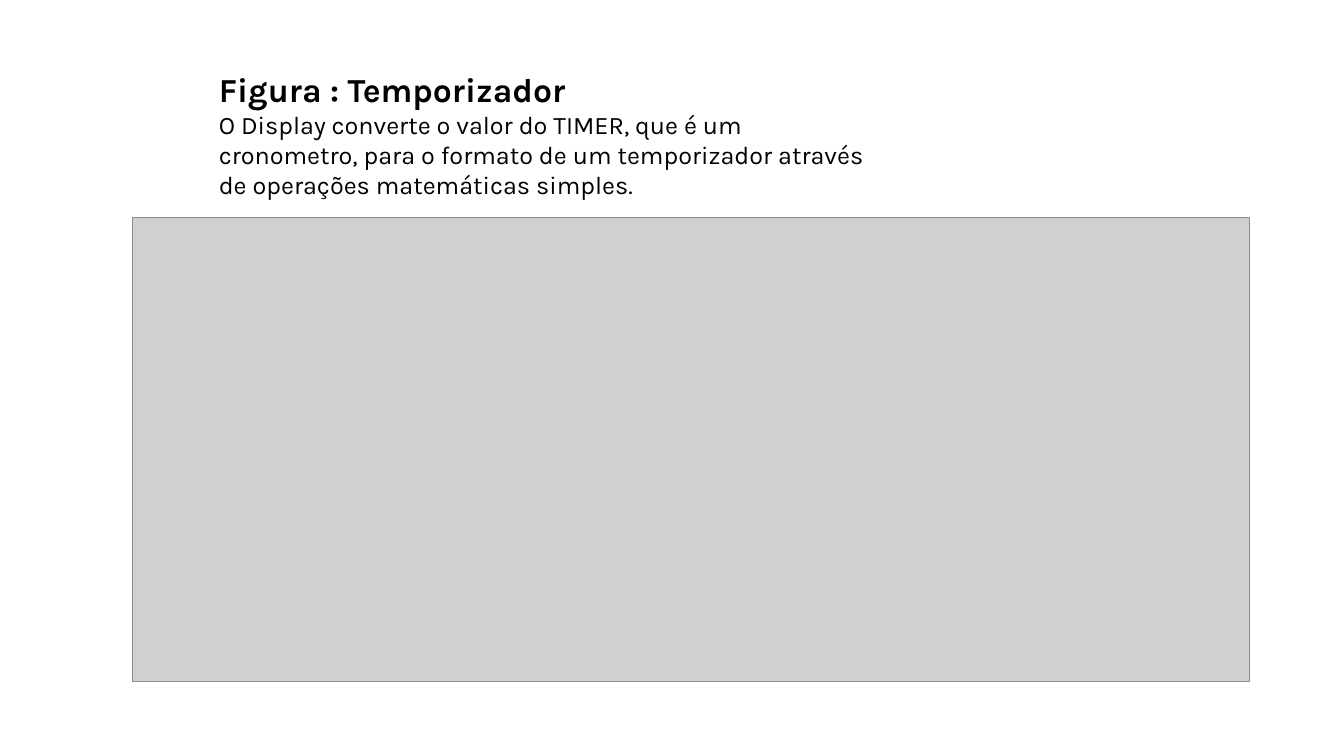
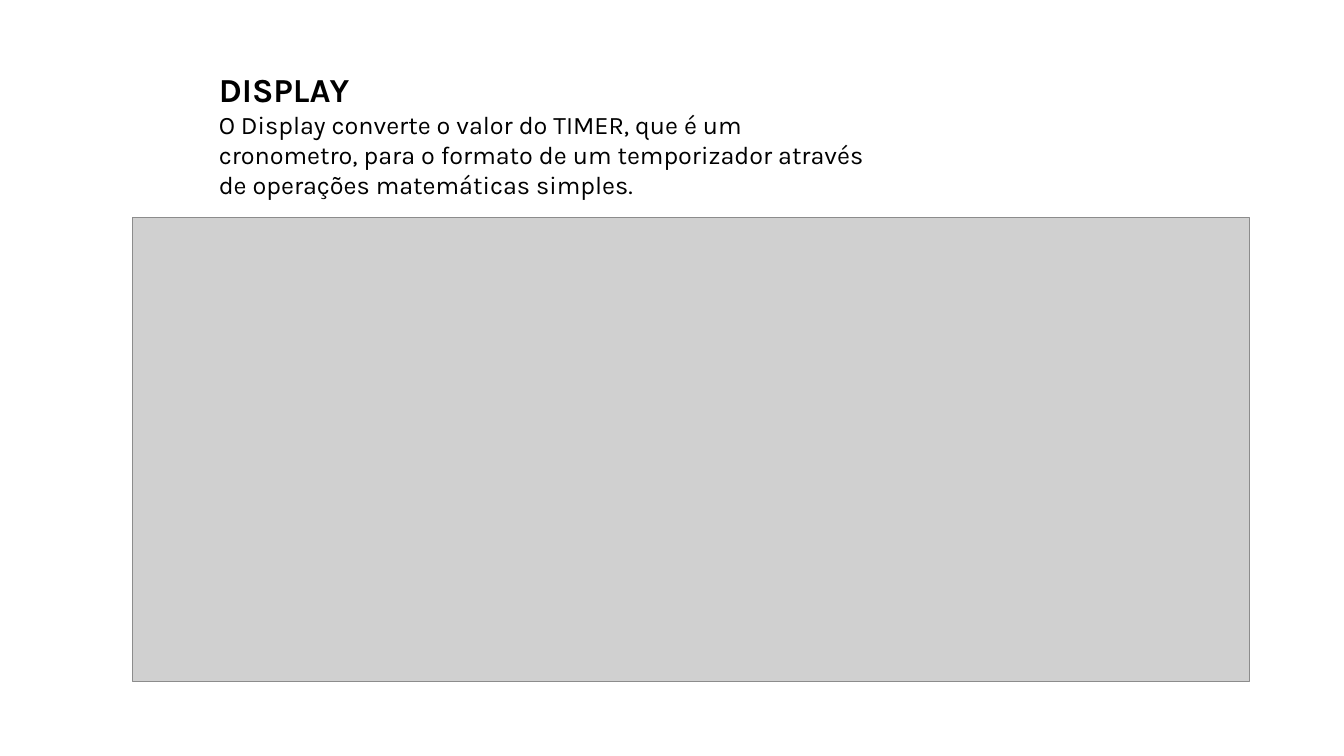
Before and after one commit to mateushash/saw_trap_project, a slide deck: slide 5 of Slides/saw_modulos.pptx. Drawn at 1344x756 pixels with LibreOffice and Linux fonts; fonts in the diff are those of the drawing; grey boxes stand for pictures. Boxes give left, top, right and bottom in pixels: in the first picture for what was removed or moved away, otherwise in the second. Text is boxed around its words. In the diff, an @@ line names an element or a change of style, - is before the commit and + after.

Commit message:
slides revision

```diff
--- a/Slides/saw_modulos.pptx
+++ b/Slides/saw_modulos.pptx
@@ text at <box>219,79,350,103</box>: text changed @@
-Figura : Temporizador
+DISPLAY
```
Also in this commit, not shown: 2 other slides changed.
